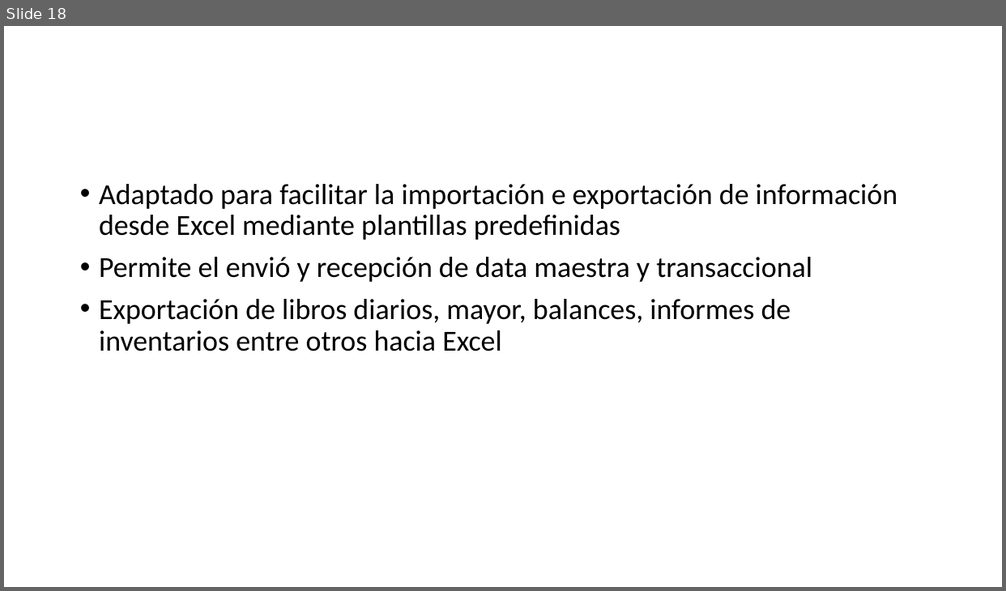
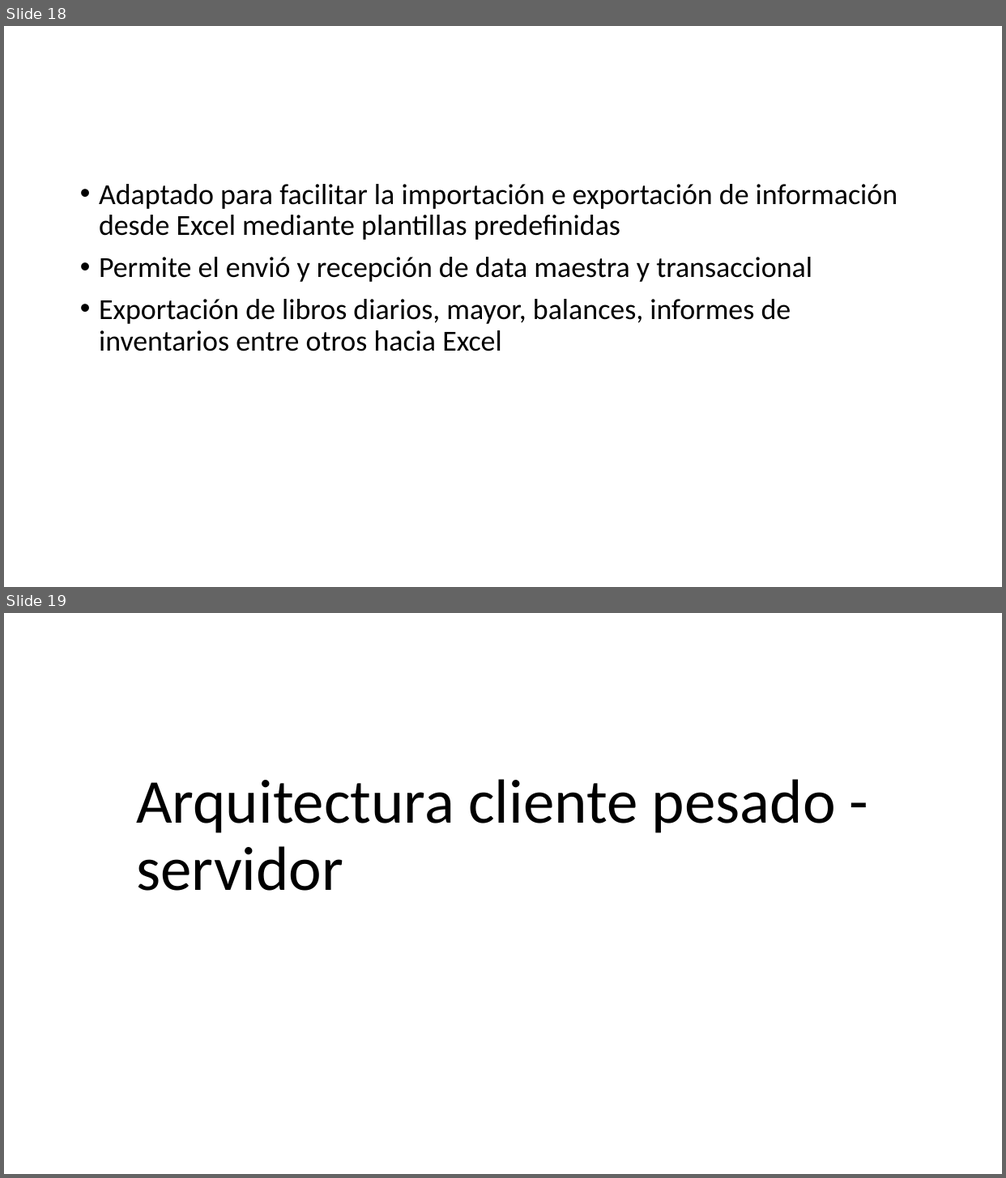
Before and after one commit to jeisonnunez/cortos, a slide deck: Bullet.pptx. Shown one above the other, each under a label of ours: slide 18 before the commit, slides 18 and 19 after it. The pictures are 1006x591 and 1006x1178 pixels, drawn with LibreOffice and Linux fonts; fonts in the diff are those of the drawing. Boxes give left, top, right and bottom in pixels: in the first picture for what was removed or moved away, otherwise in the second. Text is boxed around its words. In the diff, an @@ line names an element or a change of style, - is before the commit and + after.

```diff
--- a/Bullet.pptx
+++ b/Bullet.pptx
@@ slide 19 added at (x1=4, y1=613, x2=1002, y2=1174), background #FFFFFF @@
@@ title added at (x1=136, y1=779, x2=836, y2=891), 60 pt, text #000000 @@
+Arquitectura cliente pesado - servidor
```
Also in this commit, not shown: 1 other slide added, 2 other files.
